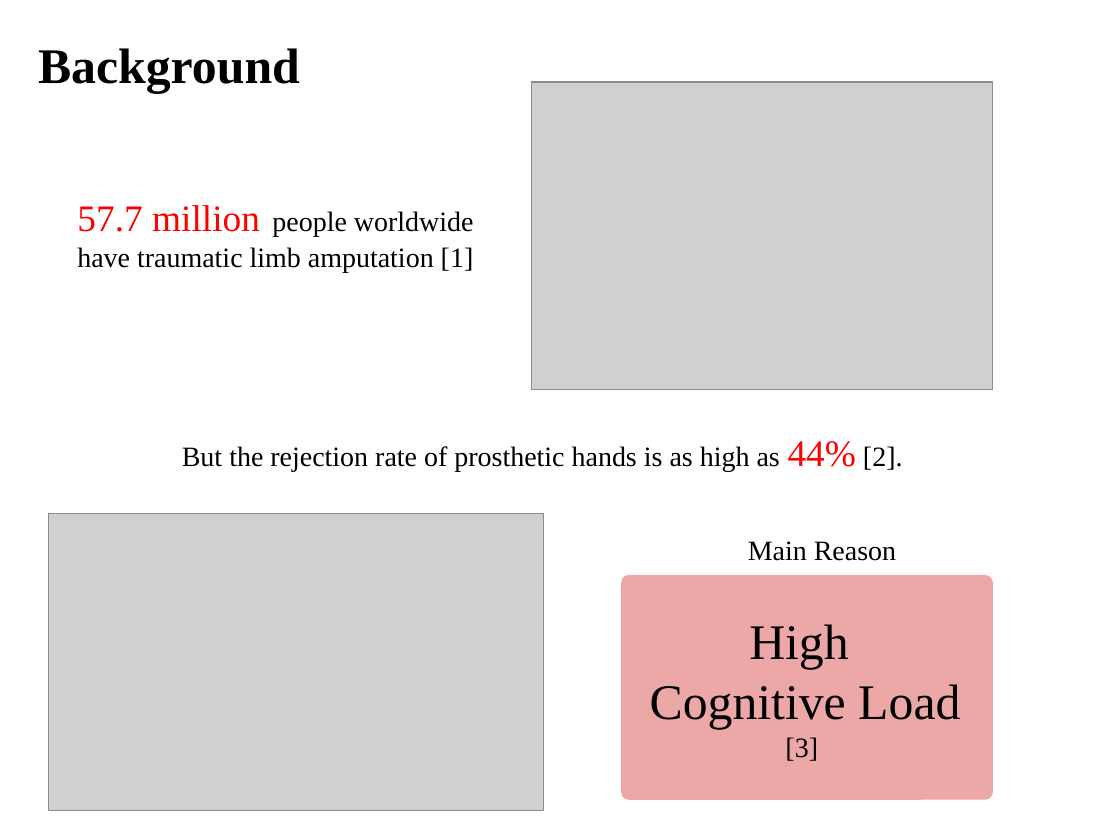
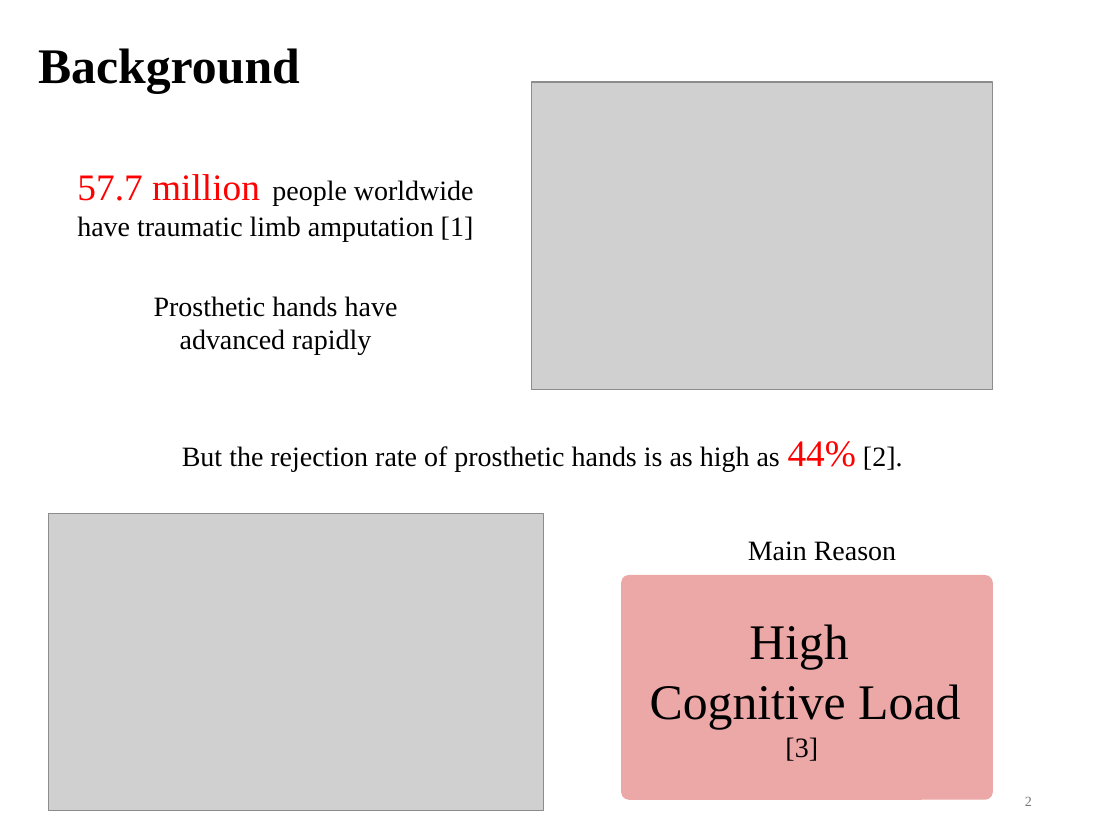
Before and after one commit to DiXiQing/Multimodal_Imitation_Learning, a slide deck: slide 2 of Zemi/2026-10-28v2-Di.pptx. Drawn at 1120x840 pixels with LibreOffice and Linux fonts; fonts in the diff are those of the drawing; grey boxes stand for pictures. Boxes give left, top, right and bottom in pixels: in the first picture for what was removed or moved away, otherwise in the second. Text is boxed around its words. In the diff, an @@ line names an element or a change of style, - is before the commit and + after.

```diff
--- a/Zemi/2026-10-28v2-Di.pptx
+++ b/Zemi/2026-10-28v2-Di.pptx
@@ text "57.7 million people worldwide": place and size @@
-text "57.7 million people worldwide" at [77, 205, 474, 272]
+text "57.7 million people worldwide" at [77, 174, 474, 241]
@@ text added at [154, 296, 398, 355], 18 pt, text #000000 @@
+Prosthetic hands have advanced rapidly
@@ page number added at [1025, 797, 1032, 806], 9 pt, text #797979 @@
+2
```
Also in this commit, not shown: 12 other slides changed, 2 slides added, 1 slide removed, 24 other files.
